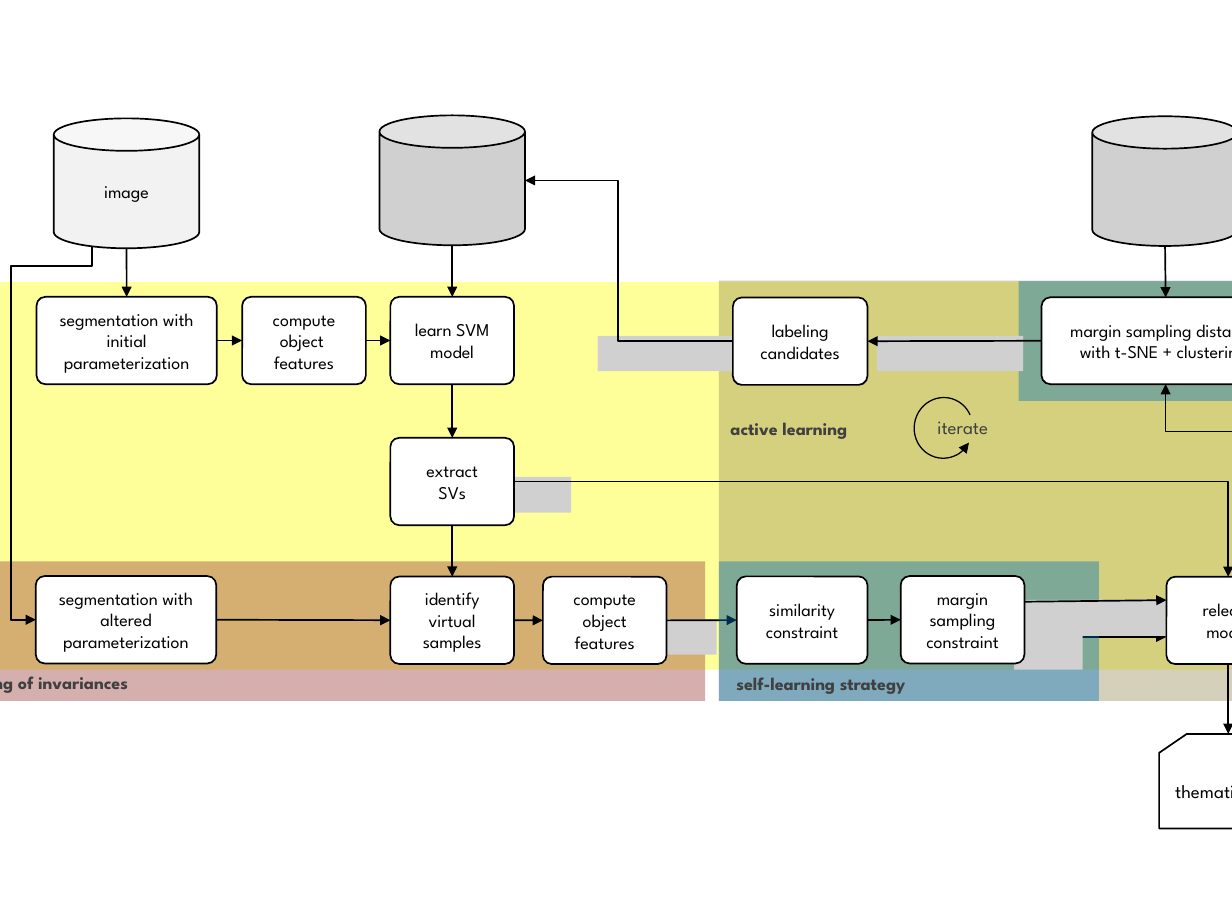
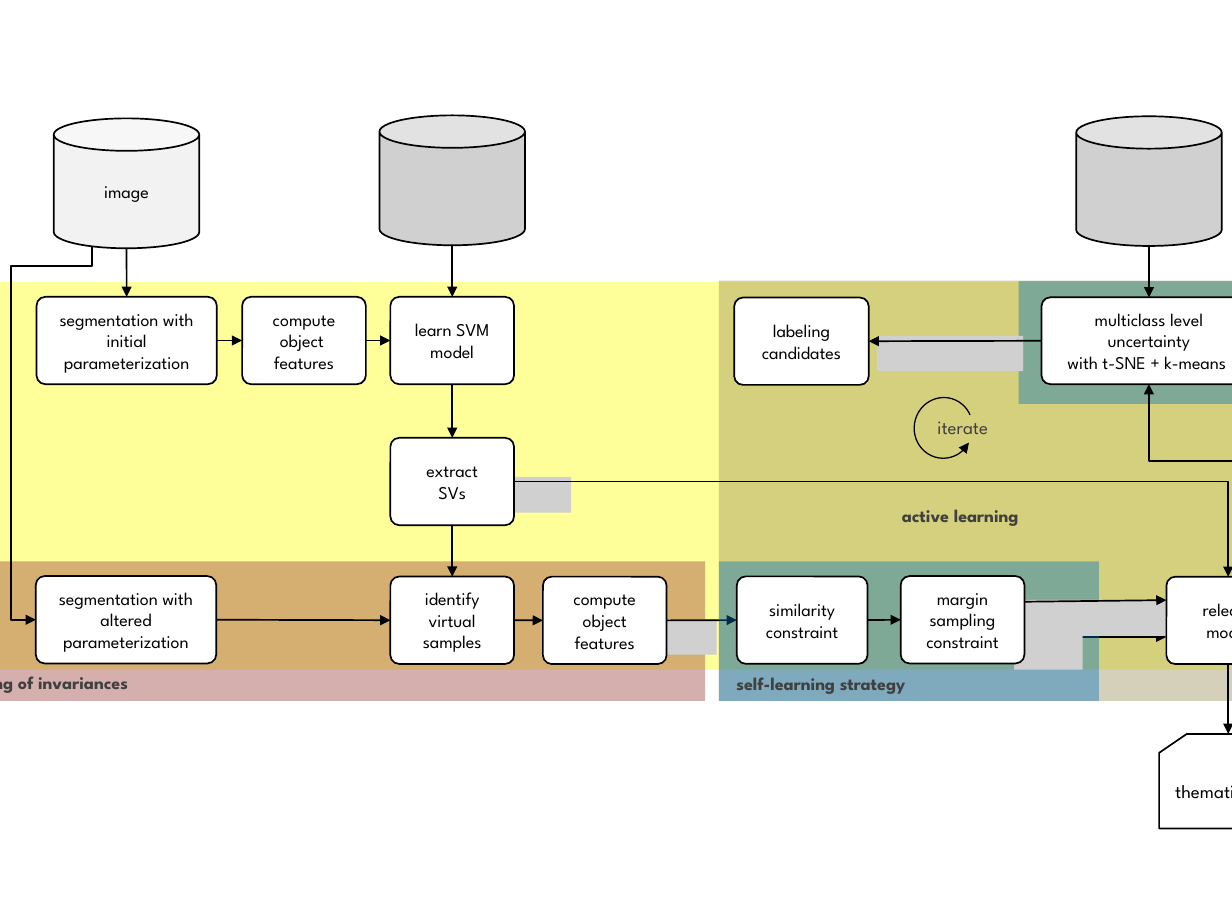
Before and after one commit to carls31/active-learning-virtual-SVM, a slide deck: slide 9 of images/flowchart/block_scheme.pptx (slide 10 before the commit). Drawn at 1232x924 pixels with LibreOffice and Linux fonts; fonts in the diff are those of the drawing; grey boxes stand for pictures. Boxes give left, top, right and bottom in pixels: in the first picture for what was removed or moved away, otherwise in the second. Text is boxed around its words. In the diff, an @@ line names an element or a change of style, - is before the commit and + after.

```diff
--- a/images/flowchart/block_scheme.pptx
+++ b/images/flowchart/block_scheme.pptx
@@ picture resized from (x1=1093, y1=116, x2=1232, y2=245) to (x1=1077, y1=116, x2=1222, y2=245) @@
@@ elbow arrow removed from (733, 341) to (525, 180) @@
@@ arrow moved from (1165, 297) - (1165, 246) to (1149, 297) - (1149, 246) @@
@@ rectangle resized from (x1=1019, y1=281, x2=1232, y2=400) to (x1=1019, y1=281, x2=1232, y2=404) @@
@@ text in rounded rectangle at (x1=1067, y1=313, x2=1226, y2=370): text changed @@
-margin sampling distance
-with t-SNE + clustering
+multiclass level uncertainty
+with t-SNE + k-means
@@ picture removed at (x1=598, y1=336, x2=743, y2=372) @@
@@ elbow arrow moved from (1232, 621) - (1165, 384) to (1232, 621) - (1149, 384) @@
@@ text "active learning" moved from (x1=730, y1=422, x2=847, y2=439) to (x1=902, y1=509, x2=1019, y2=526) @@
```
Also in this commit, not shown: 2 other slides changed, 2 slides removed, 16 other files.
